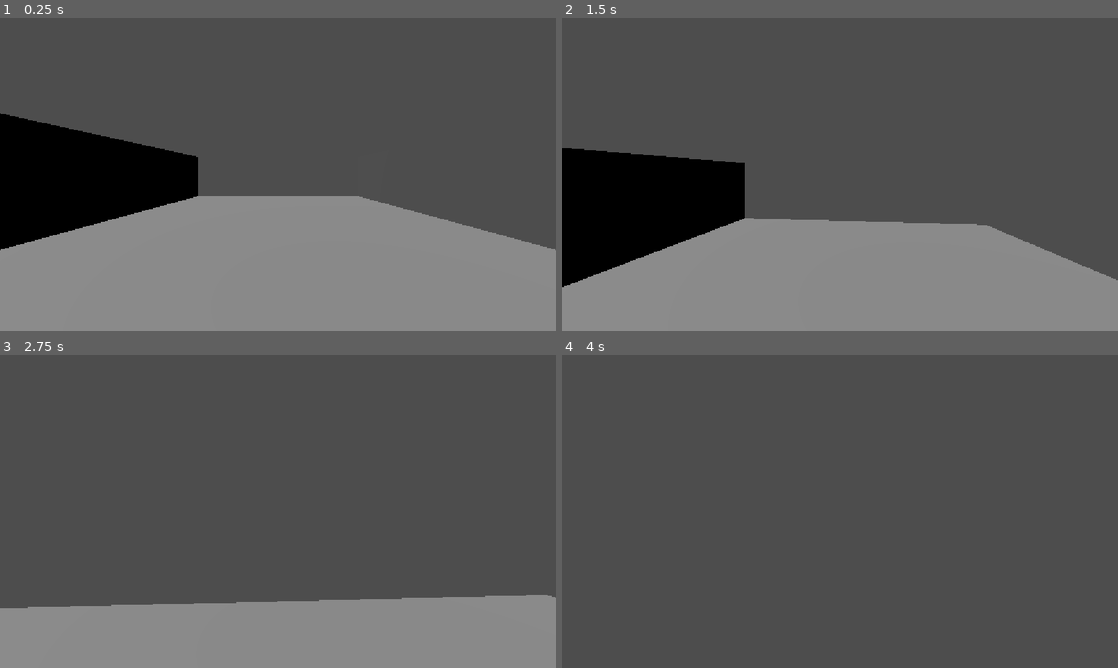
Above: before the commit, frames 1-4 (two rows, left to right).
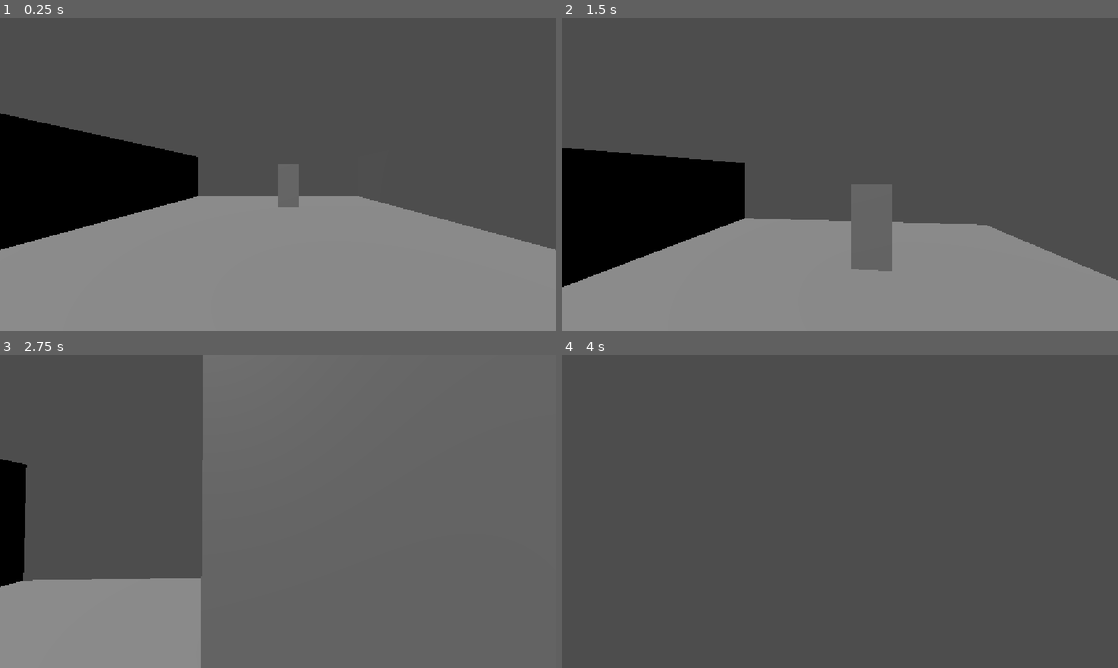
Above: after the commit, the same moments.

Repository: fraidotube/project-blob
Game: Godot game, scene res://scenes/levels/prototype_corridor.tscn
The game is run twice, just before and just after one commit, with the same random seed, the same clock (stepped at 60 frames per second) and the same inputs. The project has no main scene, so this scene is started directly.
Inputs (mouse positions are in pixels of both pictures, inside the frame that each line leads up to):
- Up to frame 1 (0.25 s): no input
- Up to frame 2 (1.5 s): tap Enter at 0.5 s; move the mouse to (867, 174) at 0.52 s; hold W (move_forward) from 0.53 s (still down); tap E (interact, bound only after the commit) at 0.6 s; tap Space (jump) at 0.77 s; move the mouse to (812, 174) at 1.27 s; tap Shift (sprint) at 1.35 s
- Up to frame 3 (2.75 s): keep holding W (move_forward); tap Space (jump) at 1.52 s; tap E (interact, bound only after the commit) at 1.55, 2.1 s; move the mouse to (289, 505) at 2.02 s
- Up to frame 4 (4 s): keep holding W (move_forward); move the mouse to (834, 517) at 2.77 s; tap E (interact, bound only after the commit) at 2.85, 3.8 s; tap Space (jump) at 3.02, 3.77 s; move the mouse to (878, 514) at 3.52 s; hold Shift (sprint) from 3.53 s (still down)

The runs differ from the first frame. In frame 1, 0.2% of the frame differs, in the area x 50-54%, y 46-61%; in frame 2, 1.1%; in frame 3, 36%, in the area x 0-100%, y 0-100%; in frame 4, nothing differs.

Commit message:
Prototype 0.1B - Interactive door

Diff:
--- a/project.godot
+++ b/project.godot
@@ -49,6 +49,11 @@
 "events": [Object(InputEventKey,"resource_local_to_scene":false,"resource_name":"","device":-1,"window_id":0,"alt_press …(195 unchanged characters)…
 ]
 }
+interact={
+"deadzone": 0.2,
+"events": [Object(InputEventKey,"resource_local_to_scene":false,"resource_name":"","device":-1,"window_id":0,"alt_pressed":false,"shift_pressed":false,"ctrl_pressed":false,"meta_pressed":false,"pressed":false,"keycode":0,"physical_keycode":69,"key_label":0,"unicode":101,"location":0,"echo":false,"script":null)
+]
+}
 
 [physics]
 
--- /dev/null
+++ b/scenes/interactables/door.tscn
@@ -0,0 +1,30 @@
+[gd_scene format=3 uid="uid://dqlen21maalf2"]
+
+[ext_resource type="Script" uid="uid://cdcipbi5j0331" path="res://scripts/interactables/door.gd" id="1_qq3h0"]
+
+[sub_resource type="BoxMesh" id="BoxMesh_hbjui"]
+size = Vector3(1, 2.2, 0.12)
+
+[sub_resource type="BoxShape3D" id="BoxShape3D_hyfr5"]
+size = Vector3(1, 2.2, 0.12)
+
+[sub_resource type="BoxShape3D" id="BoxShape3D_el81d"]
+size = Vector3(2.5, 2.5, 2.5)
+
+[node name="Door" type="Node3D" unique_id=1917063193]
+script = ExtResource("1_qq3h0")
+
+[node name="DoorBody" type="StaticBody3D" parent="." unique_id=1308984451]
+transform = Transform3D(1, 0, 0, 0, 1, 0, 0, 0, 1, 0.5, 1.1, 0)
+
+[node name="MeshInstance3D" type="MeshInstance3D" parent="DoorBody" unique_id=1842633990]
+mesh = SubResource("BoxMesh_hbjui")
+
+[node name="CollisionShape3D" type="CollisionShape3D" parent="DoorBody" unique_id=271824675]
+shape = SubResource("BoxShape3D_hyfr5")
+
+[node name="Area3D" type="Area3D" parent="." unique_id=1614083516]
+transform = Transform3D(1, 0, 0, 0, 1, 0, 0, 0, 1, 0.5, 1.1, 0)
+
+[node name="CollisionShape3D" type="CollisionShape3D" parent="Area3D" unique_id=1262857251]
+shape = SubResource("BoxShape3D_el81d")
--- a/scenes/levels/prototype_corridor.tscn
+++ b/scenes/levels/prototype_corridor.tscn
@@ -1,6 +1,7 @@
 [gd_scene format=3 uid="uid://dnnur1onl5p2a"]
 
 [ext_resource type="PackedScene" uid="uid://cbatlw163lxtd" path="res://scenes/player/player.tscn" id="1_arovg"]
+[ext_resource type="PackedScene" uid="uid://dqlen21maalf2" path="res://scenes/interactables/door.tscn" id="2_3xrac"]
 
 [sub_resource type="BoxMesh" id="BoxMesh_hbjui"]
 size = Vector3(12, 0.2, 20)
@@ -47,3 +48,6 @@
 
 [node name="Player" parent="." unique_id=432704500 instance=ExtResource("1_arovg")]
 transform = Transform3D(1, 0, 0, 0, 1, 0, 0, 0, 1, 0, 1, 5)
+
+[node name="Door" parent="." unique_id=1917063193 instance=ExtResource("2_3xrac")]
+transform = Transform3D(1, 0, 0, 0, 1, 0, 0, 0, 1, 0, 0, -5)
--- /dev/null
+++ b/scripts/interactables/door.gd
@@ -0,0 +1,42 @@
+extends Node3D
+
+@export var open_angle := 90.0
+@export var open_speed := 4.0
+
+var is_open := false
+var player_inside := false
+var target_rotation_y := 0.0
+
+func _ready() -> void:
+	$Area3D.body_entered.connect(_on_body_entered)
+	$Area3D.body_exited.connect(_on_body_exited)
+
+
+func _process(delta: float) -> void:
+	rotation.y = lerp_angle(
+		rotation.y,
+		target_rotation_y,
+		open_speed * delta
+	)
+
+	if player_inside and Input.is_action_just_pressed("interact"):
+		toggle_door()
+
+
+func toggle_door() -> void:
+	is_open = not is_open
+
+	if is_open:
+		target_rotation_y = deg_to_rad(open_angle)
+	else:
+		target_rotation_y = 0.0
+
+
+func _on_body_entered(body: Node) -> void:
+	if body.name == "Player":
+		player_inside = true
+
+
+func _on_body_exited(body: Node) -> void:
+	if body.name == "Player":
+		player_inside = false
Not shown, added: scripts/interactables/door.gd.uid
